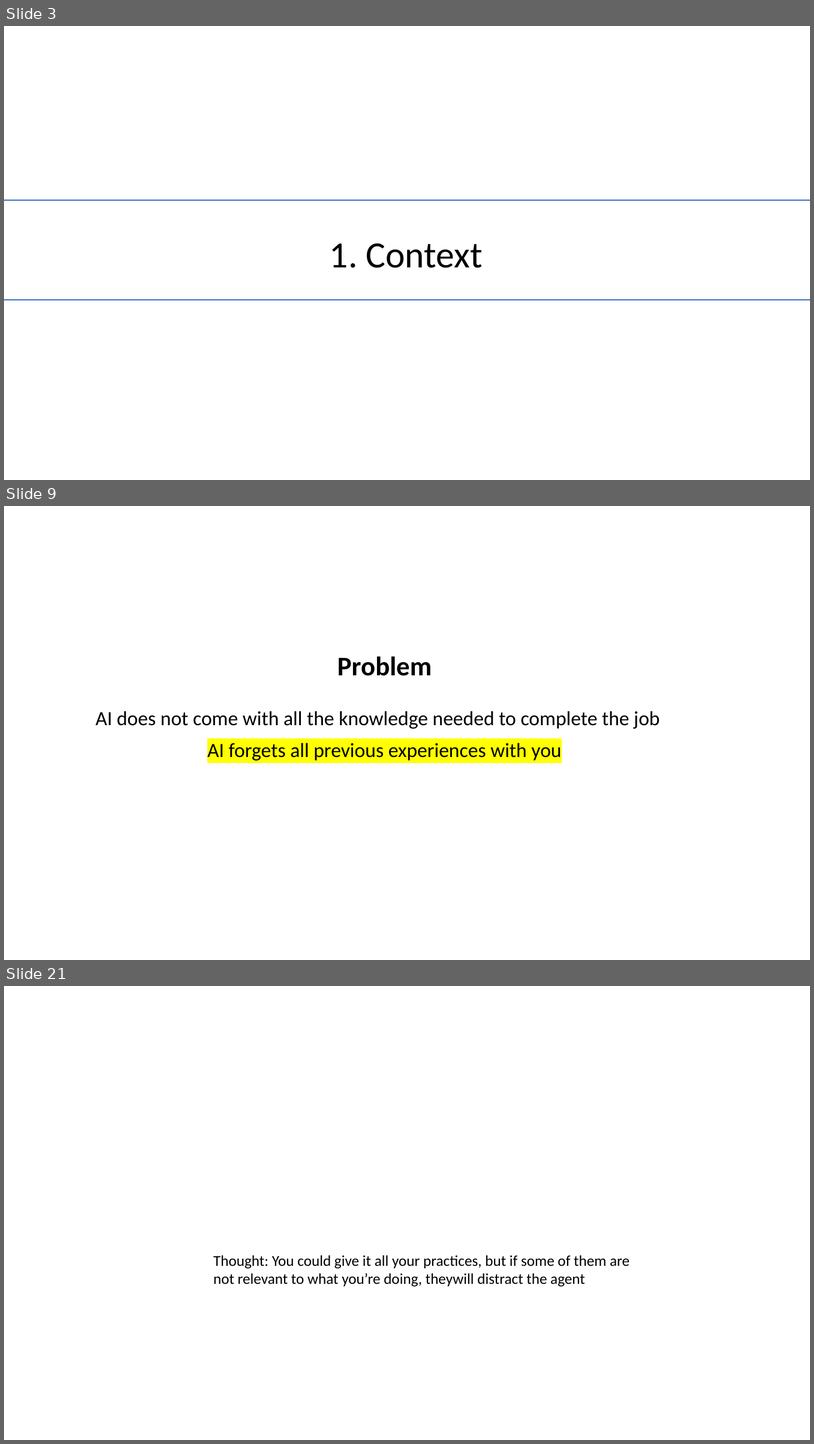
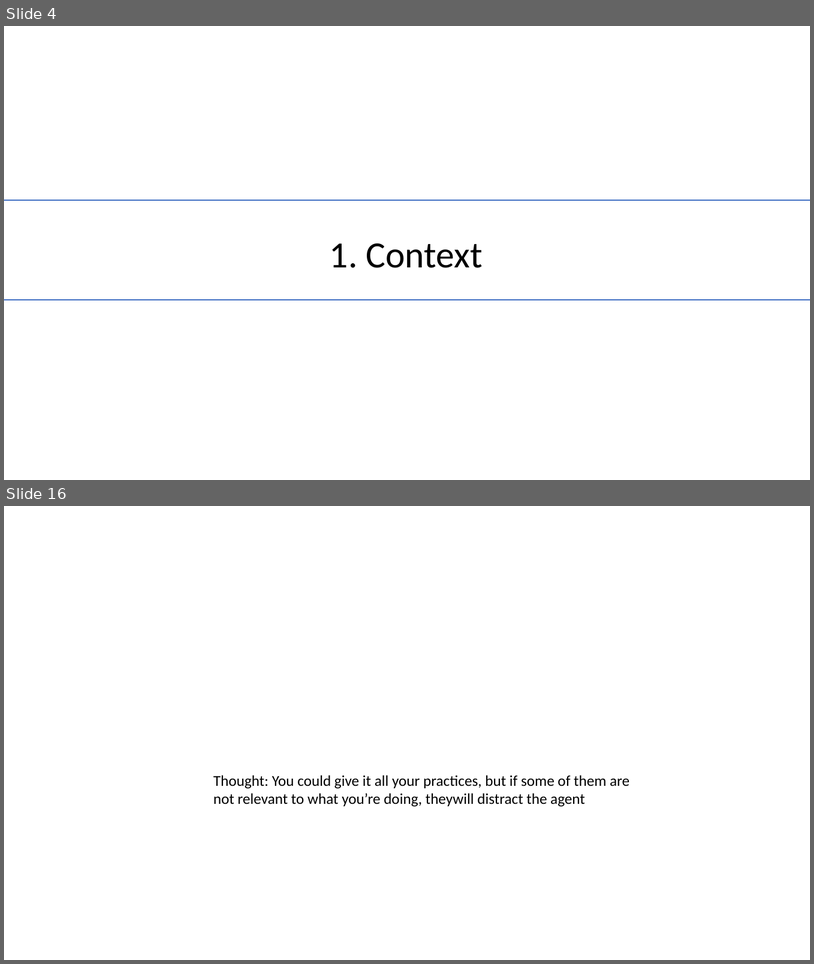
Before and after one commit to lexler/Talks, a slide deck: Slides/Core Patterns for Coding with AI.pptx. Shown one above the other, each under a label of ours: slides 3, 9 and 21 before the commit, slides 4 and 16 after it; the slides between them are not shown. The pictures are 814x1444 and 814x964 pixels, drawn with LibreOffice and Linux fonts; fonts in the diff are those of the drawing. Boxes give left, top, right and bottom in pixels: in the first picture for what was removed or moved away, otherwise in the second. Text is boxed around its words. In the diff, an @@ line names an element or a change of style, - is before the commit and + after.

```diff
--- a/Slides/Core Patterns for Coding with AI.pptx
+++ b/Slides/Core Patterns for Coding with AI.pptx
@@ slide 9 removed at bbox=[4, 506, 810, 960], background #FFFFFF @@
@@ text removed at bbox=[338, 656, 432, 676] @@
-Problem
@@ text removed at bbox=[96, 711, 660, 729] @@
-AI does not come with all the knowledge needed to complete the job
@@ text removed at bbox=[207, 742, 561, 760] @@
-AI forgets all previous experiences with you
@@ what was slide 3 is now slide 4 @@
@@ what was slide 21 is now slide 16 @@
```
Also in this commit, not shown: 1 slide changed, 11 slides added, 15 other slides removed.
